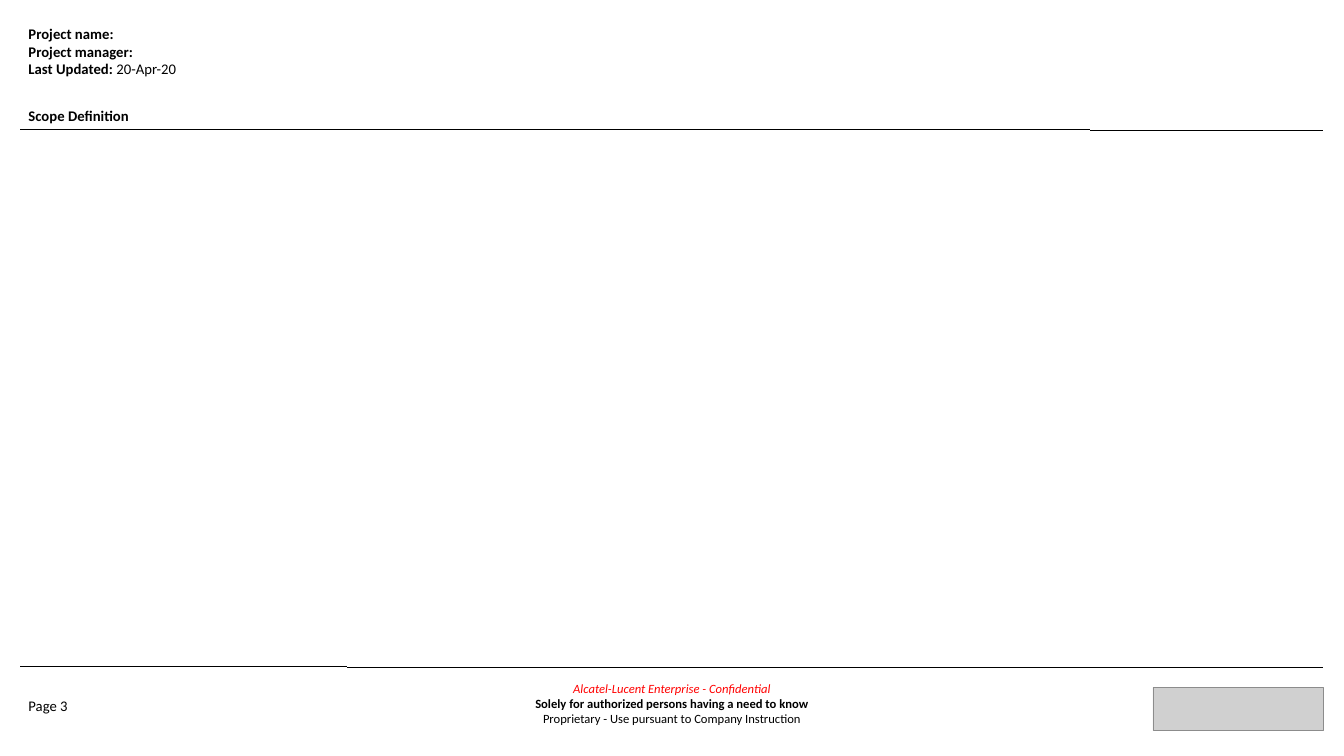
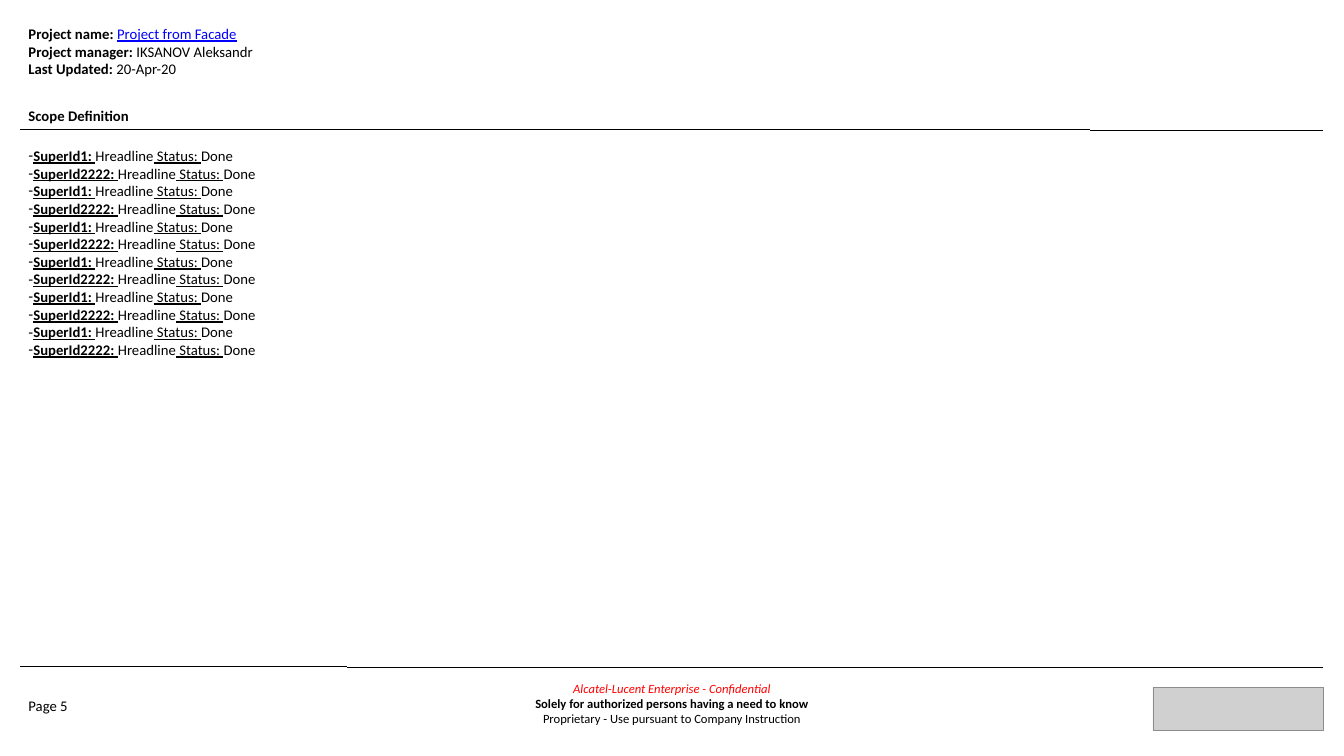
Before and after one commit to TheDiamondDoge/management_board_file_processors, a slide deck: slide 5 of html-to-ppt/createMultipageCustomizablePpt.pptx (slide 3 before the commit). Drawn at 1344x756 pixels with LibreOffice and Linux fonts; fonts in the diff are those of the drawing; grey boxes stand for pictures. Boxes give left, top, right and bottom in pixels: in the first picture for what was removed or moved away, otherwise in the second. Text is boxed around its words. In the diff, an @@ line names an element or a change of style, - is before the commit and + after.

```diff
--- a/html-to-ppt/createMultipageCustomizablePpt.pptx
+++ b/html-to-ppt/createMultipageCustomizablePpt.pptx
@@ text at box(28, 28, 253, 77): text changed; bold off @@
-Project name:
-Project manager:
-Last Updated: 20-Apr-20
+Project name: Project from Facade
+Project manager: IKSANOV Aleksandr
+Last Updated: 20-Apr-20
@@ text added at box(33, 150, 256, 358), 14 pt, text #000000, underline @@
+– SuperId1: Hreadline Status: Done
+– SuperId2222: Hreadline Status: Done
+– SuperId1: Hreadline Status: Done
+– SuperId2222: Hreadline Status: Done
+– SuperId1: Hreadline Status: Done
+– SuperId2222: Hreadline Status: Done
+– SuperId1: Hreadline Status: Done
+– SuperId2222: Hreadline Status: Done
+– SuperId1: Hreadline Status: Done
+– SuperId2222: Hreadline Status: Done
+– SuperId1: Hreadline Status: Done
+– SuperId2222: Hreadline Status: Done
@@ text at box(28, 701, 67, 714): text changed @@
-Page 3
+Page 5
```
Also in this commit, not shown: 3 other slides changed, 3 slides added, 4 other files.
